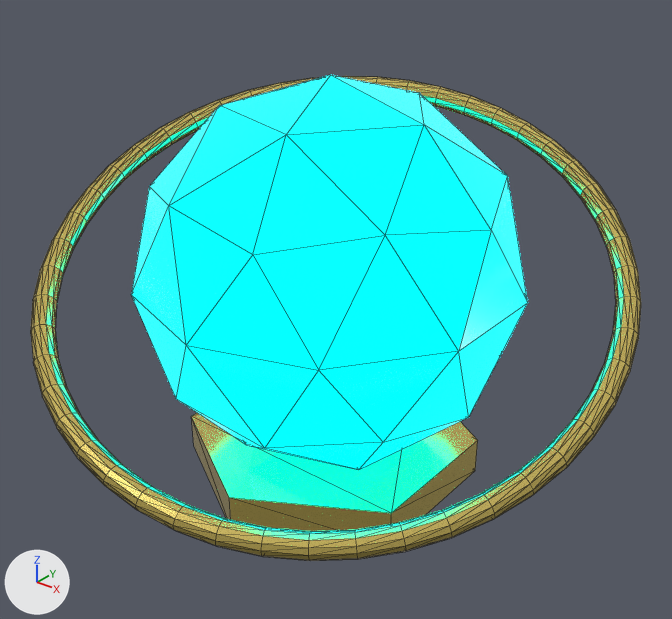
An edit to the glTF model models/generated_model.glb, drawn before and after from the same camera.
Rendered twice from a 50 mm lens placed at (2.06, -2.54, 2.28), pointed at (0.05, -0.04, 0.72). Lighting does not change. The marker at lower left points along +X, +Y and +Z. The older version comes first. Mesh edges are drawn as thin lines. Where no turn or scale is listed for an object, it has been applied to the vertices. Vertices at exactly the same position are counted once.
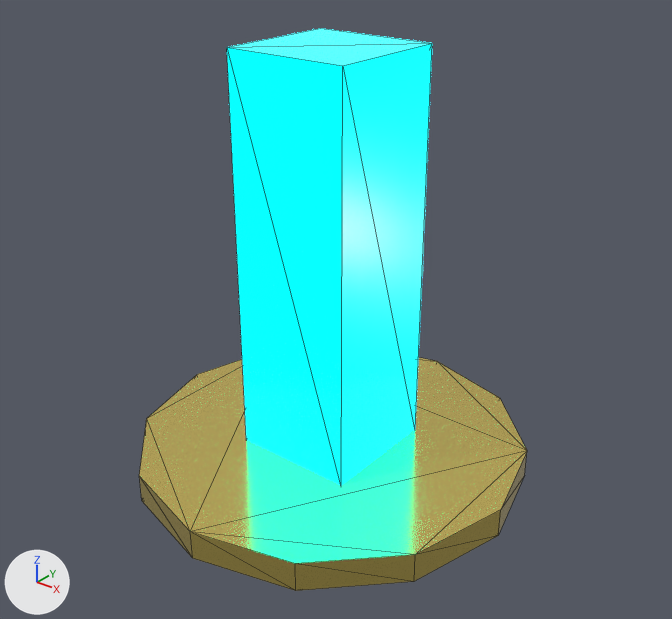
Commit message: Capture live generated assets from Session 94 in-headset test

What differs and where, as boxes (x1, y1, x2, y2) in the pictures (672 x 619 px):
'Icosphere', deleted (cyan): before (132, 75, 528, 470)
'Cube', added (cyan): after (227, 28, 432, 485)
'Cylinder', reshaped, moved: before (191, 413, 478, 531); after (139, 358, 527, 591)
'Torus', deleted: before (31, 76, 641, 561)

The edits, one by one:
me_cylinder is used by ob_cylinder; location (0.0, 0.0, 0.075).
me_cylinder had 12 vertices, 20 faces and spanned x -0.52..0.52, y -0.6..0.6, z -0.075..0.075.
me_cylinder now has 24 vertices, 44 faces and spans x -0.8..0.8, y -0.8..0.8, z -0.06..0.06.
me_cylinder part 1: the whole mesh is rebuilt.
Mesh me_cube is new.
It is a box spanning x -0.25..0.25, y -0.25..0.25, z 0.1..1.7.
It uses material mat_proceduralmaterial (cyan #00edff, glowing cyan #00edff).
Object 'Icosphere' (ob_icosphere) is deleted.
Object 'Torus' (ob_torus) is deleted.
Object 'Cylinder' (ob_cylinder) moves from (0.0, 0.0, 0.075) to (0.0, 0.0, 0.06).
Object 'Cube' (ob_cube) is new; it shows me_cube.
Its location is (0.0, 0.0, 0.0).
